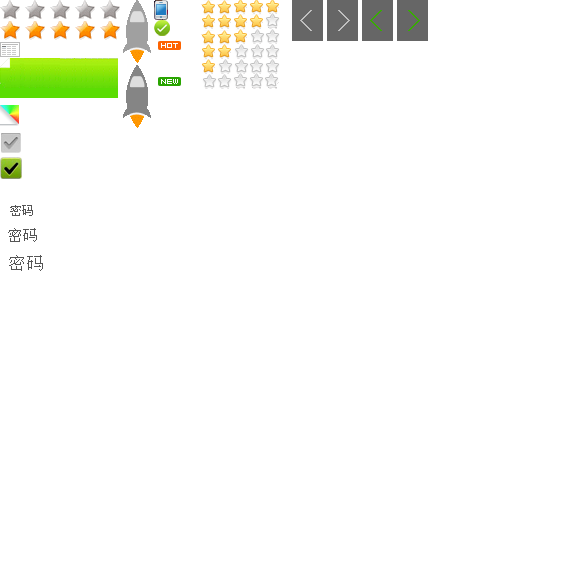
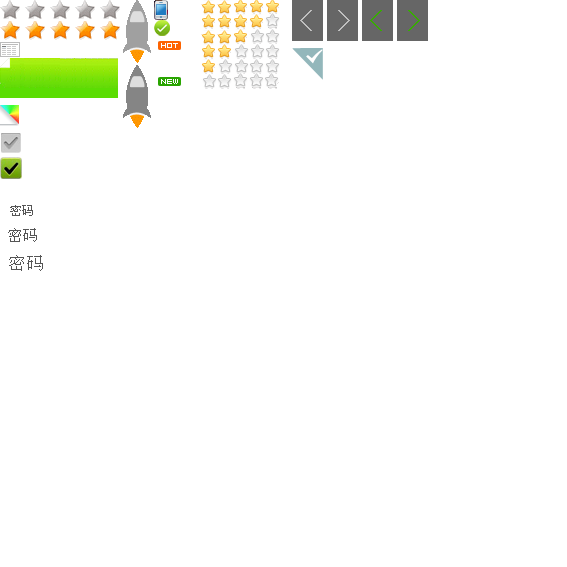
The second w=567, h=567 image is a revision of the first. Changes to its layers:
added layer "radio ticks" above "password_placeholder" over [292, 48, 323, 80]
